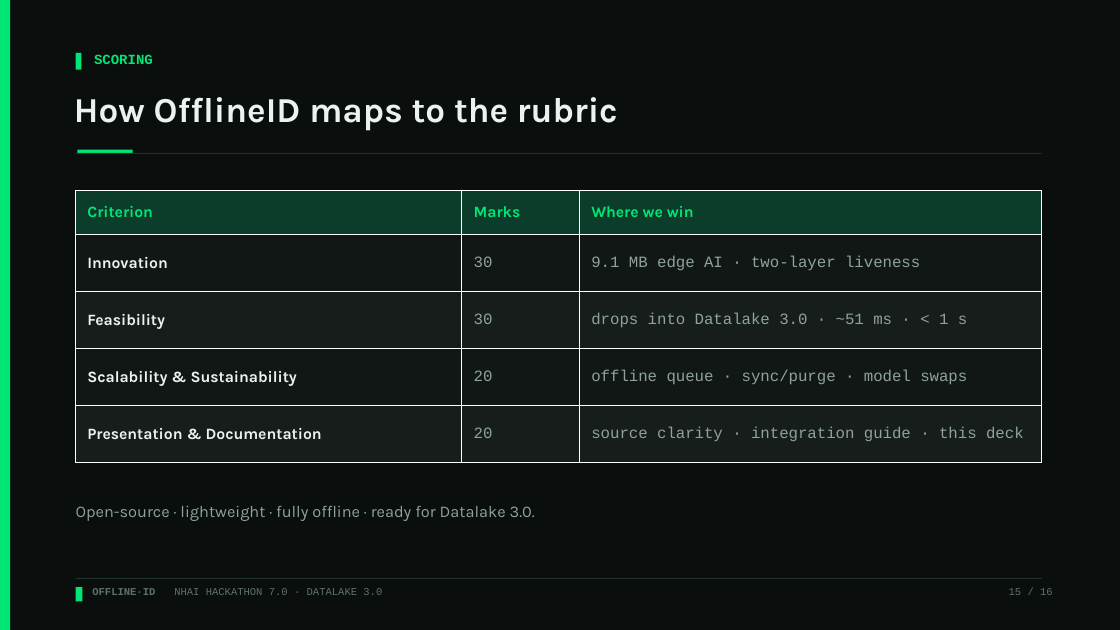
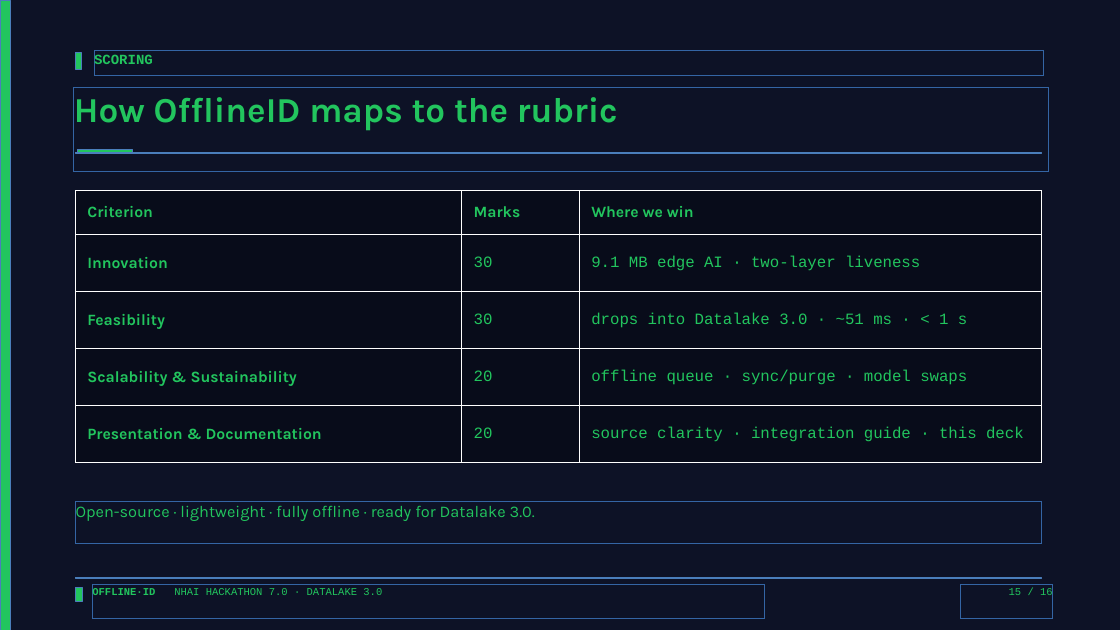
Before and after one commit to moneytosms/offlineid, a slide deck: slide 15 of submission/OfflineID_Hackathon7.pptx. Drawn at 1120x630 pixels with LibreOffice and Linux fonts; fonts in the diff are those of the drawing. Boxes give left, top, right and bottom in pixels: in the first picture for what was removed or moved away, otherwise in the second. Text is boxed around its words. In the diff, an @@ line names an element or a change of style, - is before the commit and + after.

Commit message:
style: restyle PPTX and PDF to Deep Navy/Sky Blue theme

```diff
--- a/submission/OfflineID_Hackathon7.pptx
+++ b/submission/OfflineID_Hackathon7.pptx
@@ background #0A0E0D to #0D1226 @@
@@ text "SCORING" at (94, 54, 153, 69): text colour #00E676 to #22C55E @@
@@ text "How OfflineID maps to the ..." at (74, 97, 618, 131): text colour #EAF3EF to #22C55E @@
@@ rectangle at (76, 153, 1042, 154): fill #22302B to #080C1A @@
@@ fill #00E676 to #22C55E in 4 elements at (0, 0, 10, 630), (76, 587, 82, 602), (76, 53, 82, 70), (77, 150, 133, 154) @@
@@ table at (76, 191, 1042, 463) @@
@@ fill #0B3D2A to #080C1A in row 1 @@
@@ fill #111714 to #080C1A in 6 cells @@
@@ fill #161D1A to #080C1A in 6 cells @@
@@ text colour #00E676 to #22C55E in "Criterion", "Marks", "Where we win" @@
@@ text colour #EAF3EF to #22C55E in "Innovation", "Feasibility", "Scalability & Sustainability", "Presentation & Documentation" @@
@@ text colour #8DA39B to #22C55E in "30", "9.1 MB edge AI · two-layer liveness", "30", "drops into Datalake 3.0 · ~51 ms ..." and 4 more places @@
@@ text "Open-source · lightweight · fully ..." at (76, 506, 535, 521): text colour #8DA39B to #22C55E @@
@@ rectangle at (76, 578, 1042, 579): fill #22302B to #080C1A @@
@@ text "OFFLINE·ID NHAI HACKATHON 7.0 · ..." at (92, 587, 382, 598): text colour #5C726A to #22C55E @@
@@ text "15 / 16" at (1009, 587, 1053, 598): text colour #5C726A to #22C55E @@
```
Also in this commit, not shown: 16 other slides changed, 1 other file.
